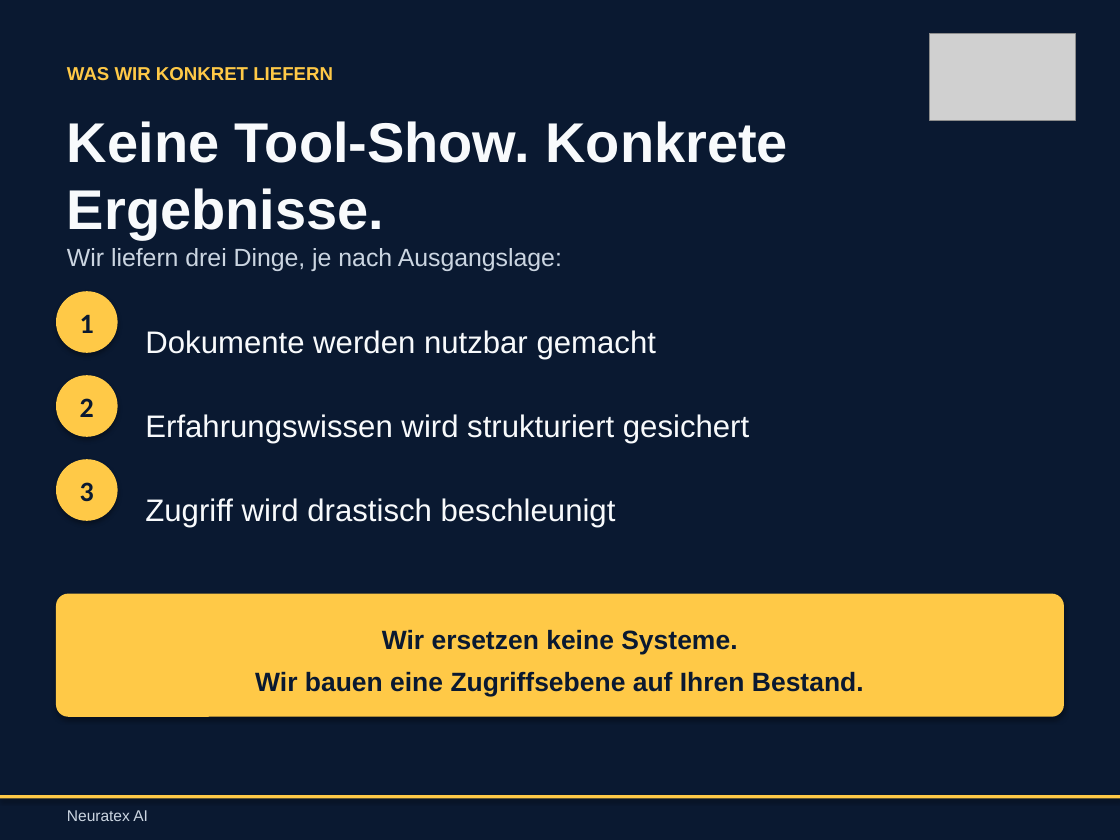
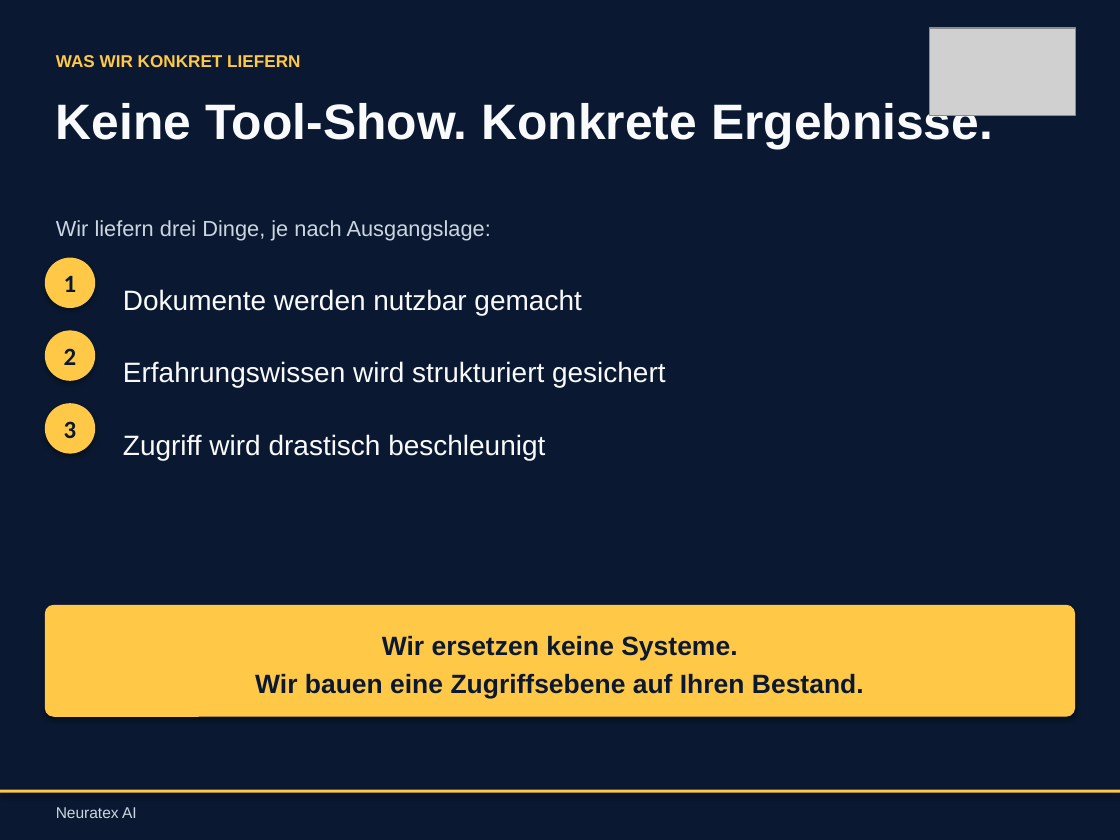
Before and after one commit to philxnovatex/ki-beratung_website, a slide deck: slide 5 of presentations/Neuratex_AI_Praesentation.pptx. Drawn at 1120x840 pixels with LibreOffice and Linux fonts; fonts in the diff are those of the drawing; grey boxes stand for pictures. Boxes give left, top, right and bottom in pixels: in the first picture for what was removed or moved away, otherwise in the second. Text is boxed around its words. In the diff, an @@ line names an element or a change of style, - is before the commit and + after.

```diff
--- a/presentations/Neuratex_AI_Praesentation.pptx
+++ b/presentations/Neuratex_AI_Praesentation.pptx
@@ picture moved from (x1=930, y1=34, x2=1075, y2=121) to (x1=930, y1=28, x2=1075, y2=115) @@
@@ text "WAS WIR KONKRET LIEFERN" moved from (x1=67, y1=67, x2=333, y2=80) to (x1=56, y1=55, x2=300, y2=67) @@
@@ text "WAS WIR KONKRET LIEFERN" at (x1=56, y1=55, x2=300, y2=67): size 12 to 11 pt @@
@@ text "Keine Tool-Show. Konkrete Ergebnisse." moved from (x1=67, y1=121, x2=788, y2=239) to (x1=56, y1=99, x2=993, y2=149) @@
@@ text "Keine Tool-Show. Konkrete Ergebnisse." at (x1=56, y1=99, x2=993, y2=149): size 36 to 32 pt @@
@@ text "Wir liefern drei Dinge, je ..." moved from (x1=67, y1=248, x2=562, y2=271) to (x1=56, y1=220, x2=491, y2=241) @@
@@ text "Wir liefern drei Dinge, je ..." at (x1=56, y1=220, x2=491, y2=241): size 16 to 14 pt; line spacing 1.4 to 1.3 @@
@@ ellipse "1" resized from (x1=56, y1=291, x2=118, y2=353) to (x1=45, y1=258, x2=95, y2=308) @@
@@ text "Dokumente werden nutzbar gemacht" moved from (x1=145, y1=330, x2=656, y2=360) to (x1=123, y1=289, x2=581, y2=315) @@
@@ ellipse "2" resized from (x1=56, y1=375, x2=118, y2=437) to (x1=45, y1=330, x2=95, y2=381) @@
@@ text "Erfahrungswissen wird strukturiert gesichert" moved from (x1=145, y1=414, x2=749, y2=444) to (x1=123, y1=361, x2=666, y2=388) @@
@@ size 18 to 16 pt in 3 elements at (x1=45, y1=258, x2=95, y2=308), (x1=45, y1=330, x2=95, y2=381), (x1=45, y1=403, x2=95, y2=454) @@
@@ ellipse "3" resized from (x1=56, y1=459, x2=118, y2=521) to (x1=45, y1=403, x2=95, y2=454) @@
@@ size 20 to 18 pt; line spacing 1.4 to 1.3 in 3 elements at (x1=123, y1=289, x2=581, y2=315), (x1=123, y1=361, x2=666, y2=388), (x1=123, y1=434, x2=545, y2=460) @@
@@ text "Zugriff wird drastisch beschleunigt" moved from (x1=145, y1=498, x2=616, y2=528) to (x1=123, y1=434, x2=545, y2=460) @@
@@ rounded rectangle "Wir ersetzen keine Systeme. Wir ..." resized from (x1=56, y1=594, x2=1064, y2=717) to (x1=45, y1=605, x2=1075, y2=717) @@
@@ rounded rectangle "Wir ersetzen keine Systeme. Wir ..." at (x1=45, y1=605, x2=1075, y2=717): line spacing 1.3 to 1.2; proportions changed @@
@@ rectangle moved from (x1=0, y1=795, x2=1120, y2=799) to (x1=0, y1=790, x2=1120, y2=793) @@
@@ text "Neuratex AI" moved from (x1=67, y1=810, x2=148, y2=821) to (x1=56, y1=807, x2=137, y2=818) @@
```
Also in this commit, not shown: 14 other slides changed, 1 other file.
